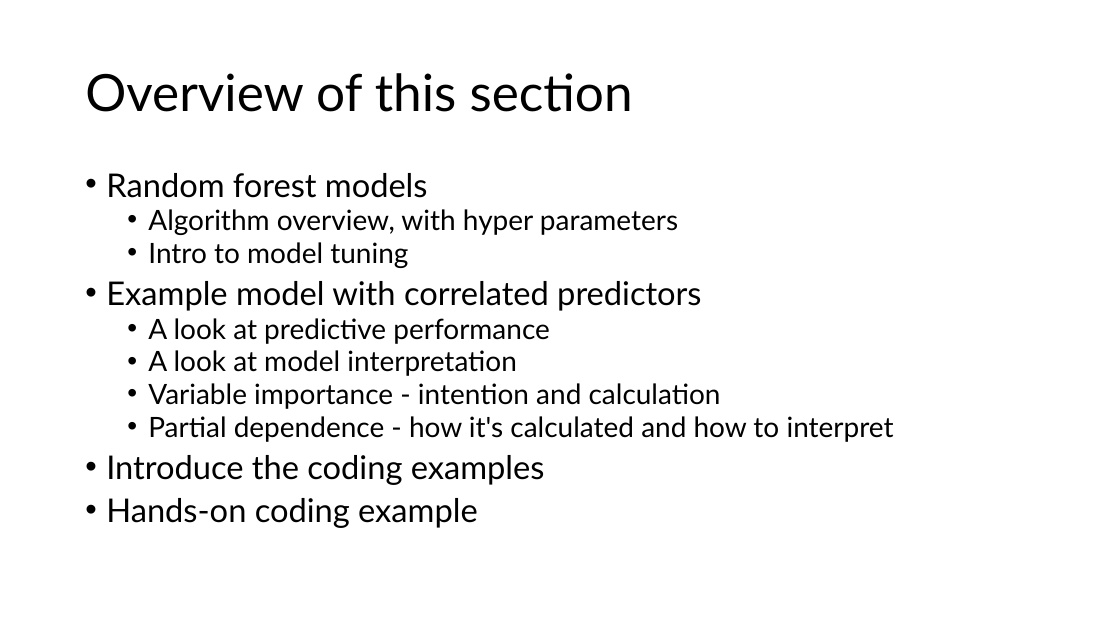
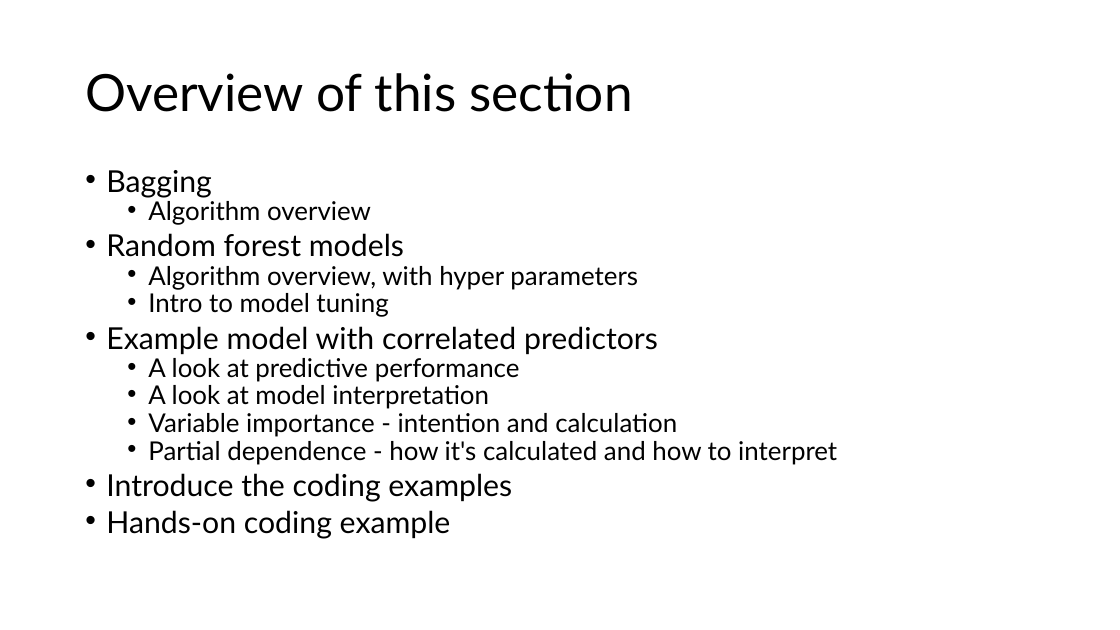
Before and after one commit to grantvagle/ml_methods_workshop, a slide deck: slide 2 of slides/03_random_forests.pptx. Drawn at 1120x630 pixels with LibreOffice and Linux fonts; fonts in the diff are those of the drawing. Boxes give left, top, right and bottom in pixels: in the first picture for what was removed or moved away, otherwise in the second. Text is boxed around its words. In the diff, an @@ line names an element or a change of style, - is before the commit and + after.

Commit message:
Add files via upload
Updated bagging and random forest draft slides

```diff
--- a/slides/03_random_forests.pptx
+++ b/slides/03_random_forests.pptx
@@ text at (x1=106, y1=170, x2=371, y2=225): paragraphs added @@
+• Bagging
+  • Algorithm overview
@@ text at (x1=106, y1=233, x2=837, y2=539): size 28 to 25.9 pt in "Random forest models", "Example model with correlated predictors", "Introduce the coding examples", "Hands-on coding example"; size 24 to 22.2 pt in "Algorithm overview, with hyper parameters", "Intro to model tuning", "A look at predictive performance", "A look at model interpretation" and 2 more places; line spacing 0.8 to 0.7 @@
```
Also in this commit, not shown: 1 other slide changed, 8 slides added, 1 slide removed.
